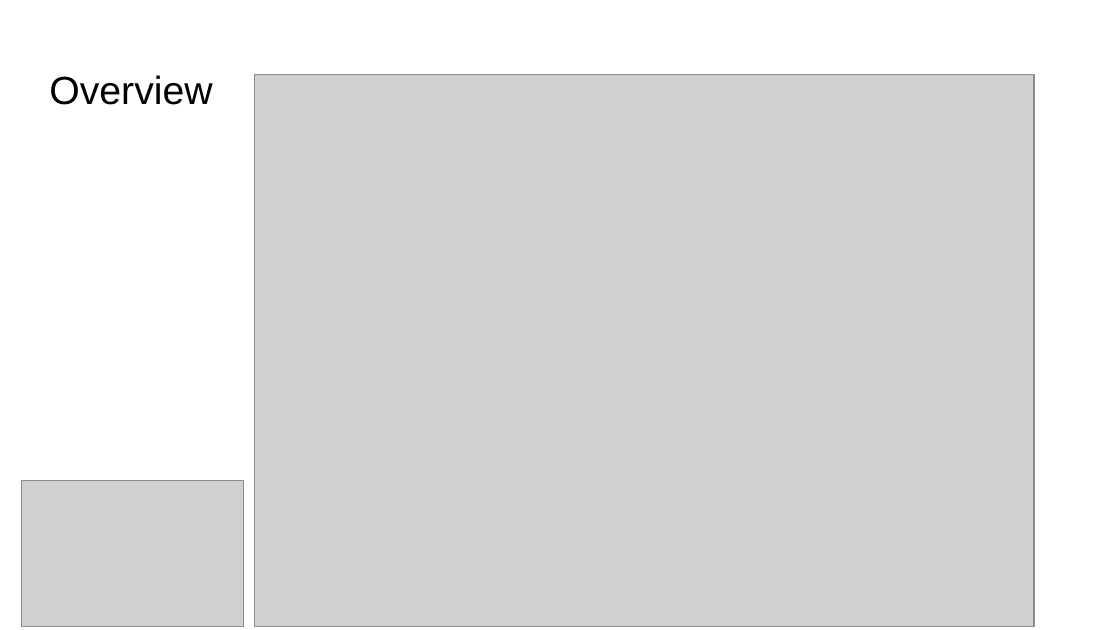
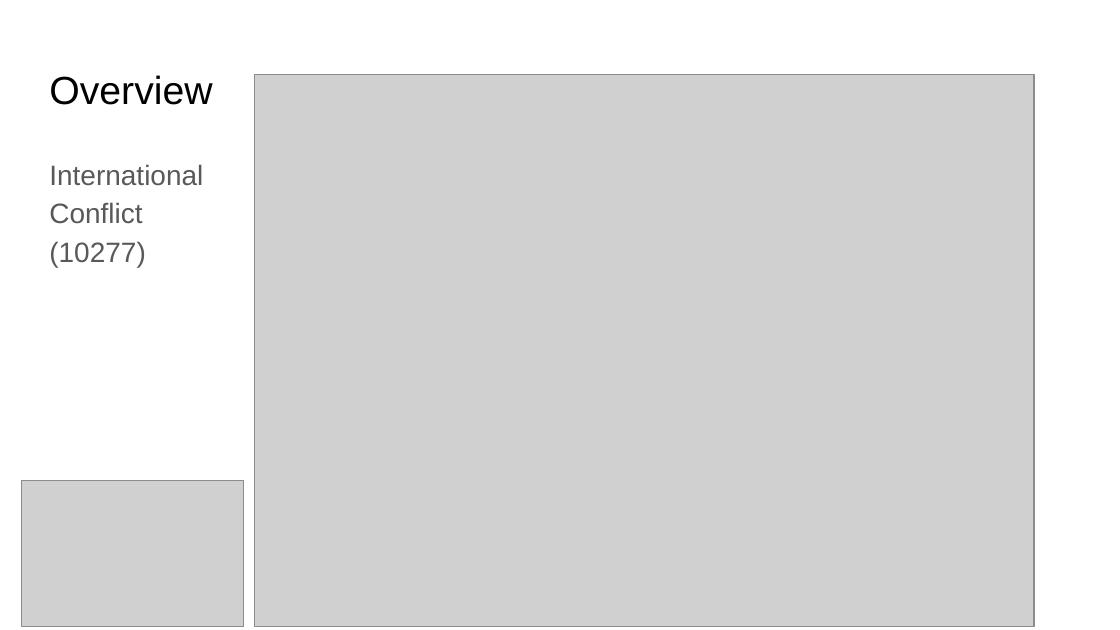
Before and after one commit to RESIN-KAIROS/schemalib, a slide deck: slide 2 of hrf/international_conflict.pptx. Drawn at 1120x630 pixels with LibreOffice and Linux fonts; fonts in the diff are those of the drawing; grey boxes stand for pictures. Boxes give left, top, right and bottom in pixels: in the first picture for what was removed or moved away, otherwise in the second. Text is boxed around its words. In the diff, an @@ line names an element or a change of style, - is before the commit and + after.

Commit message:
modify international conflict json and pptx

```diff
--- a/hrf/international_conflict.pptx
+++ b/hrf/international_conflict.pptx
@@ text added at (49, 164, 203, 267), 18 pt, text #595959 @@
+International Conflict (10277)
```
Also in this commit, not shown: 2 other slides changed, 1 other file.
